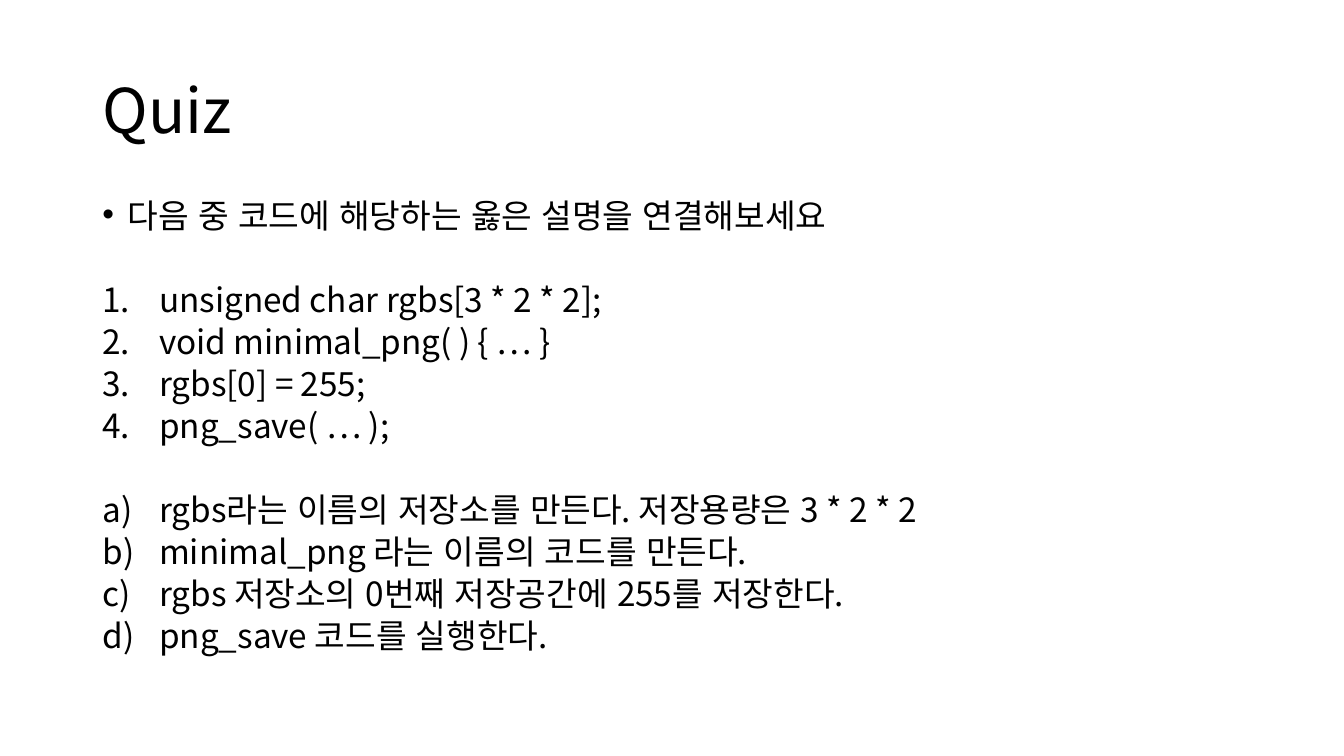
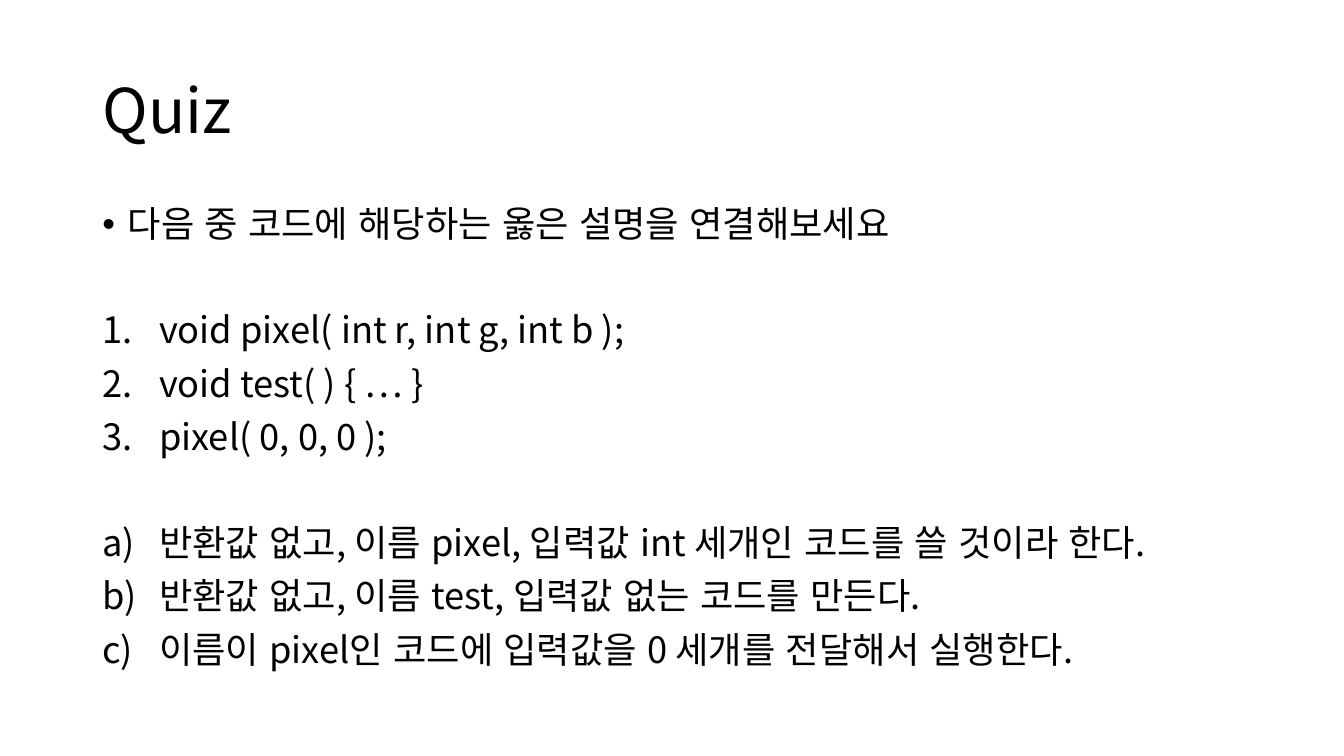
Before and after one commit to chaebkimm/C_ppt, a slide deck: slide 15 of C소개.pptx (slide 9 before the commit). Drawn at 1344x756 pixels with LibreOffice and Linux fonts; fonts in the diff are those of the drawing. Boxes give left, top, right and bottom in pixels: in the first picture for what was removed or moved away, otherwise in the second. Text is boxed around its words. In the diff, an @@ line names an element or a change of style, - is before the commit and + after.

```diff
--- a/C소개.pptx
+++ b/C소개.pptx
@@ text at bbox=[128, 207, 889, 240]: size 23.8 to 25.9 pt in "다음 중 코드에 해당하는 옳은 설명을 연결해보세요"; line spacing 0.7 to 0.9 @@
@@ text at bbox=[159, 313, 1146, 672]: text changed; size 23.8 to 25.9 pt @@
-1. unsigned char rgbs[3 * 2 * 2];
-2. void minimal_png( ) { … }
-3. rgbs[0] = 255;
-4. png_save( … );
-e) rgbs라는 이름의 저장소를 만든다. 저장용량은 3 * 2 * 2
-f) minimal_png 라는 이름의 코드를 만든다.
-g) rgbs 저장소의 0번째 저장공간에 255를 저장한다.
-h) png_save 코드를 실행한다.
+1. void pixel( int r, int g, int b );
+2. void test( ) { … }
+3. pixel( 0, 0, 0 );
+d) 반환값 없고, 이름 pixel, 입력값 int 세개인 코드를 쓸 것이라 한다.
+e) 반환값 없고, 이름 test, 입력값 없는 코드를 만든다.
+f) 이름이 pixel인 코드에 입력값을 0 세개를 전달해서 실행한다.
```
Also in this commit, not shown: 3 other slides changed, 13 slides added, 1 slide removed, 1 other file.
